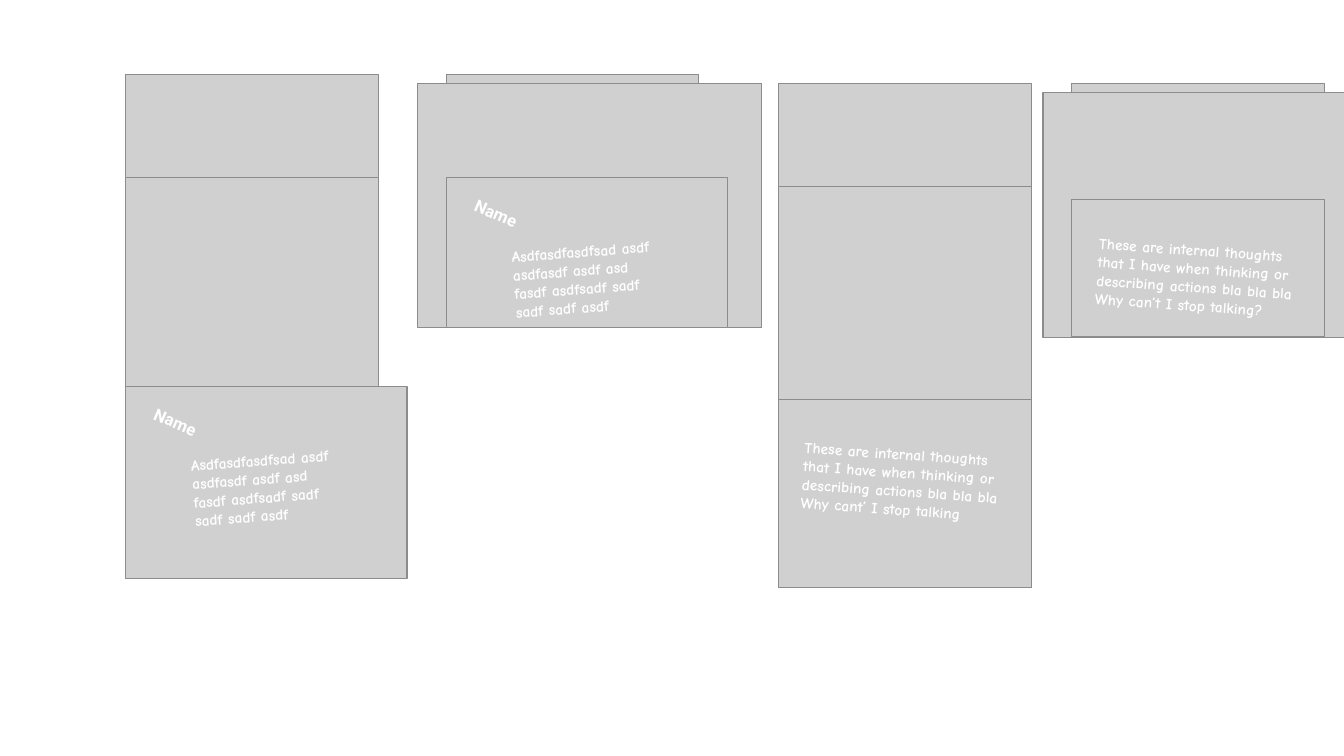
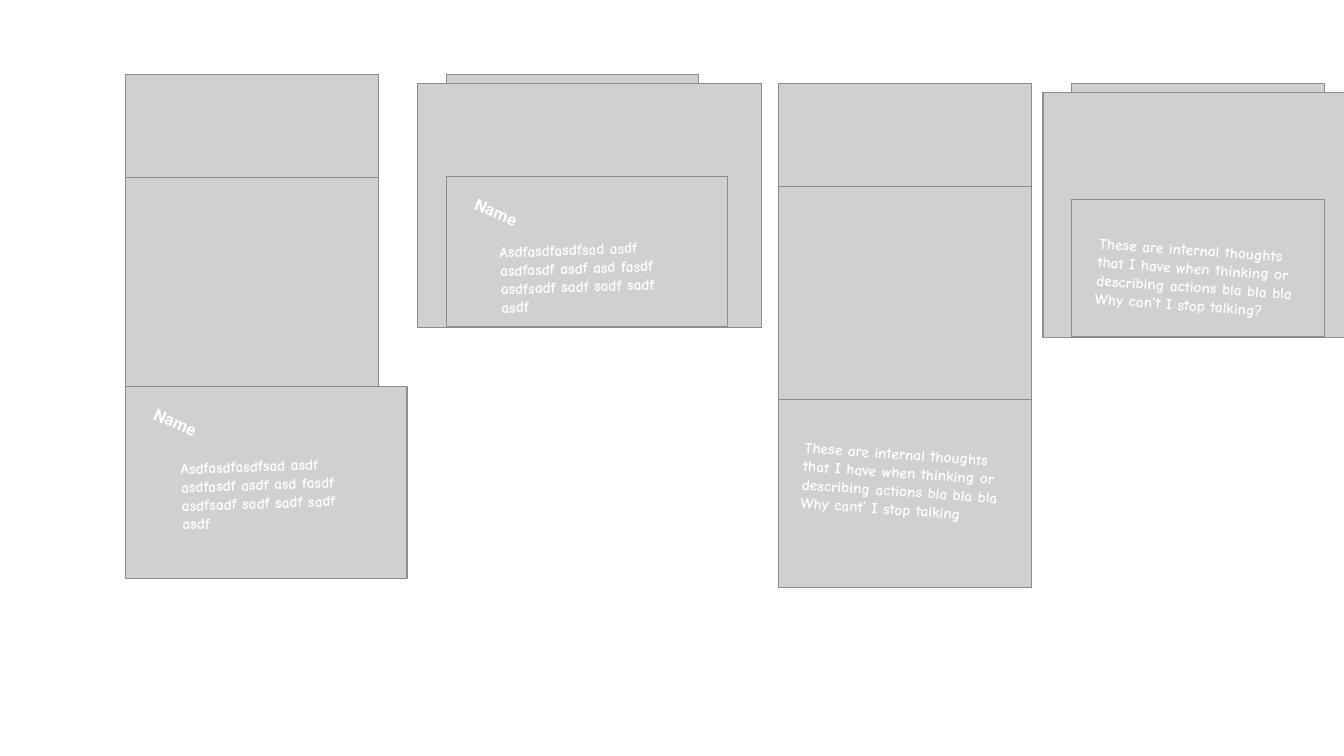
Before and after one commit to TheUltimateAbsol/bitcoin-miner, a slide deck: slide 2 of ui designs.pptx. Drawn at 1344x756 pixels with LibreOffice and Linux fonts; fonts in the diff are those of the drawing; grey boxes stand for pictures. Boxes give left, top, right and bottom in pixels: in the first picture for what was removed or moved away, otherwise in the second. Text is boxed around its words. In the diff, an @@ line names an element or a change of style, - is before the commit and + after.

Commit message:
Added powerpoint files

```diff
--- a/ui designs.pptx
+++ b/ui designs.pptx
@@ text "Asdfasdfasdfsad asdf asdfasdf asdf asd ..." at [500, 243, 654, 313]: rotation 355 to 358 degrees @@
@@ text "Asdfasdfasdfsad asdf asdfasdf asdf asd ...": place and size @@
-text "Asdfasdfasdfsad asdf asdfasdf asdf asd ..." at [301, 246, 617, 462]
+text "Asdfasdfasdfsad asdf asdfasdf asdf asd ..." at [500, 243, 654, 313]
@@ text "Asdfasdfasdfsad asdf asdfasdf asdf asd ...": place and size @@
-text "Asdfasdfasdfsad asdf asdfasdf asdf asd ..." at [191, 454, 296, 525]
+text "Asdfasdfasdfsad asdf asdfasdf asdf asd ..." at [181, 460, 335, 529]
@@ text "Asdfasdfasdfsad asdf asdfasdf asdf asd ..." at [181, 460, 335, 529]: rotation 355 to 358 degrees @@
```
Also in this commit, not shown: 1 other slide changed, 4 other files.
